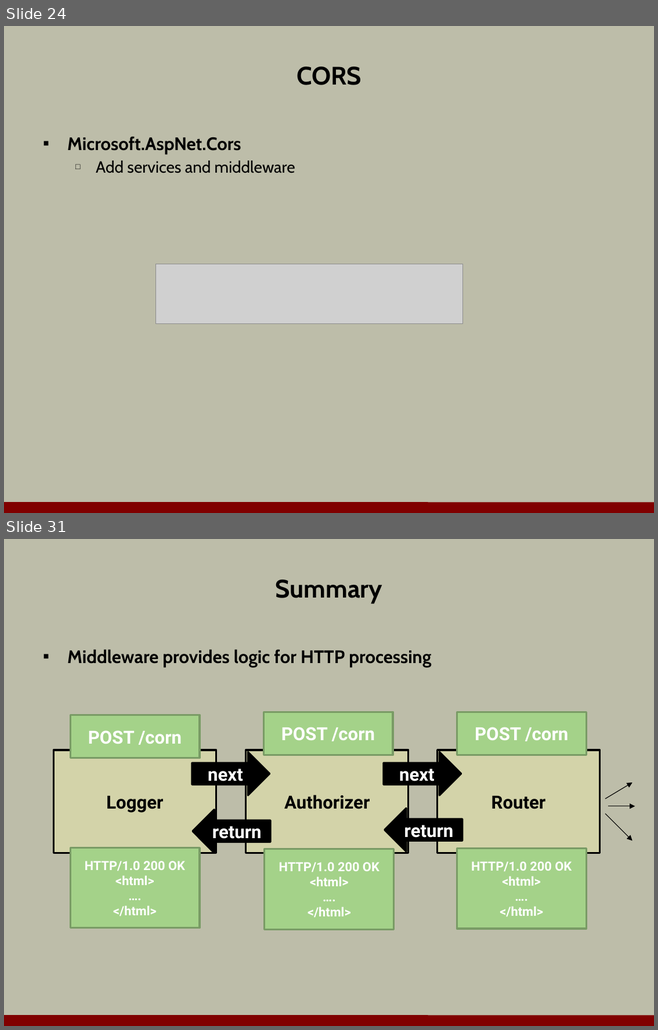
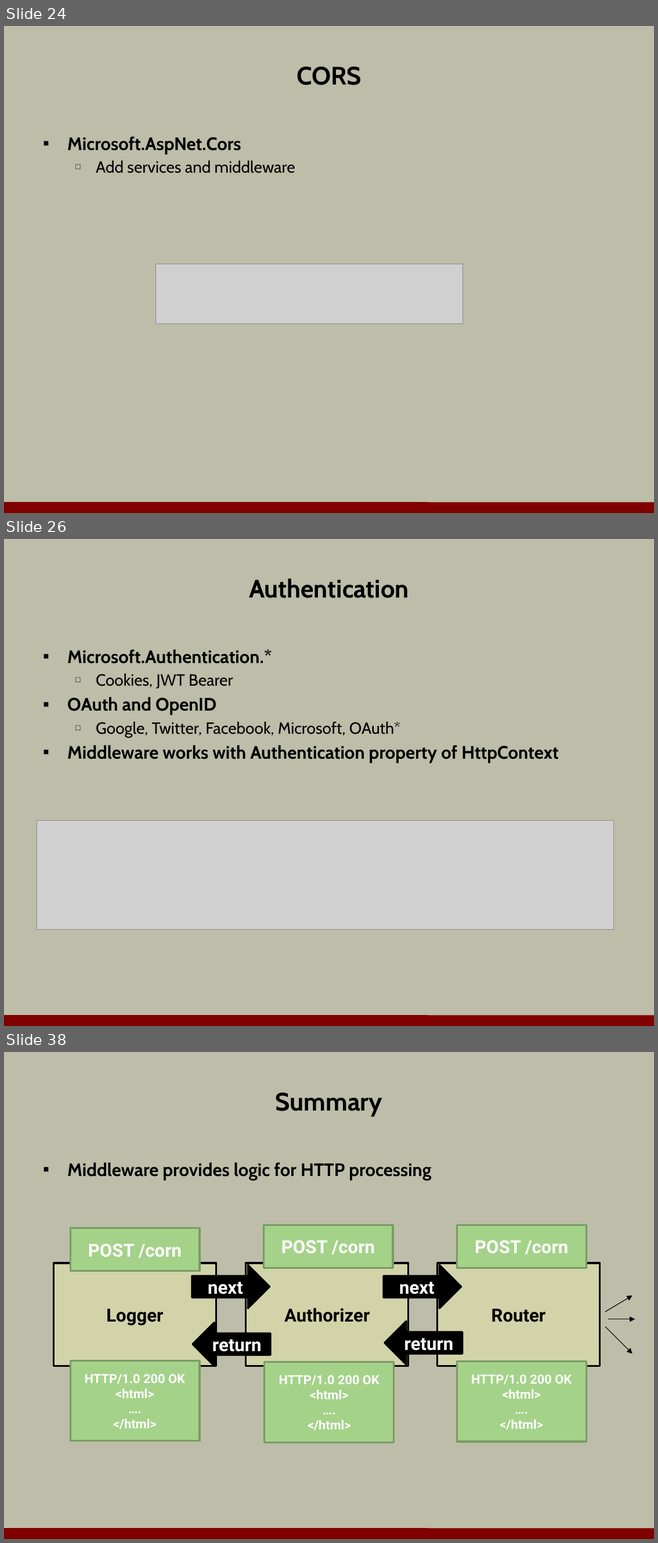
Before and after one commit to OdeToCode/classes, a slide deck: aspnet5/slides/a1_middleware.pptx. Shown one above the other, each under a label of ours: slides 24 and 31 before the commit, slides 24, 26 and 38 after it; the slides between them are not shown. The pictures are 658x1030 and 658x1543 pixels, drawn with LibreOffice and Linux fonts; fonts in the diff are those of the drawing; grey boxes stand for pictures; background and template pictures are left out. Boxes give left, top, right and bottom in pixels: in the first picture for what was removed or moved away, otherwise in the second. Text is boxed around its words. In the diff, an @@ line names an element or a change of style, - is before the commit and + after.

Commit message:
middleware slides complete

```diff
--- a/aspnet5/slides/a1_middleware.pptx
+++ b/aspnet5/slides/a1_middleware.pptx
@@ slide 26 added at <box>4,539,654,1026</box>, background #BDBDA9; not listed: 1 template element that a slide beside it also shows @@
@@ title added at <box>249,578,409,598</box>, 28 pt, text #000000, bold @@
+Authentication
@@ text added at <box>67,649,558,763</box>, 20 pt, text #000000, bold @@
+▪ Microsoft.Authentication.*
+  □ Cookies, JWT Bearer
+▪ OAuth and OpenID
+  □ Google, Twitter, Facebook, Microsoft, OAuth*
+▪ Middleware works with Authentication property of HttpContext
@@ picture added at <box>36,820,614,929</box> @@
@@ what was slide 31 is now slide 38 @@
```
Also in this commit, not shown: 2 slides changed, 10 other slides added, 4 slides removed.
